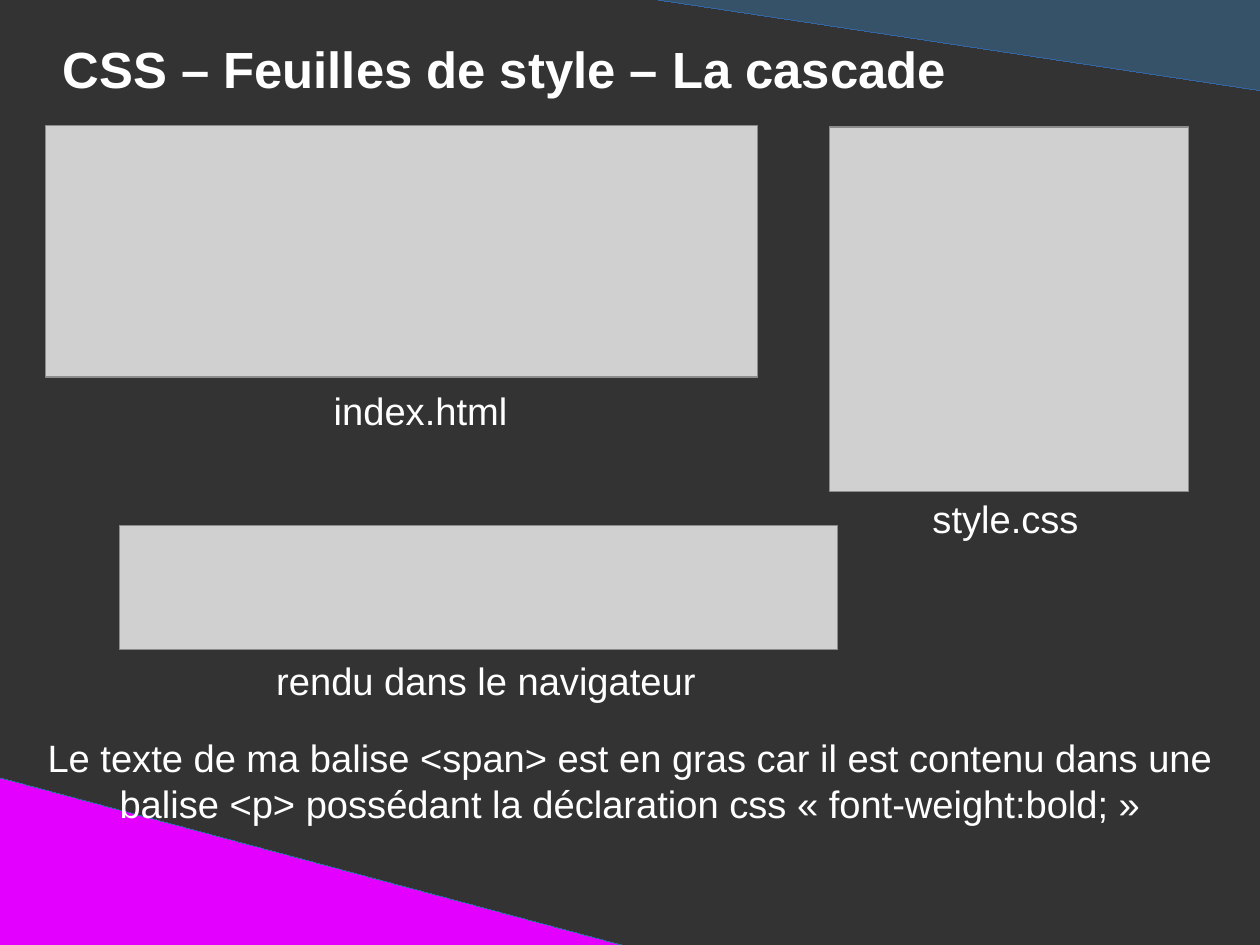
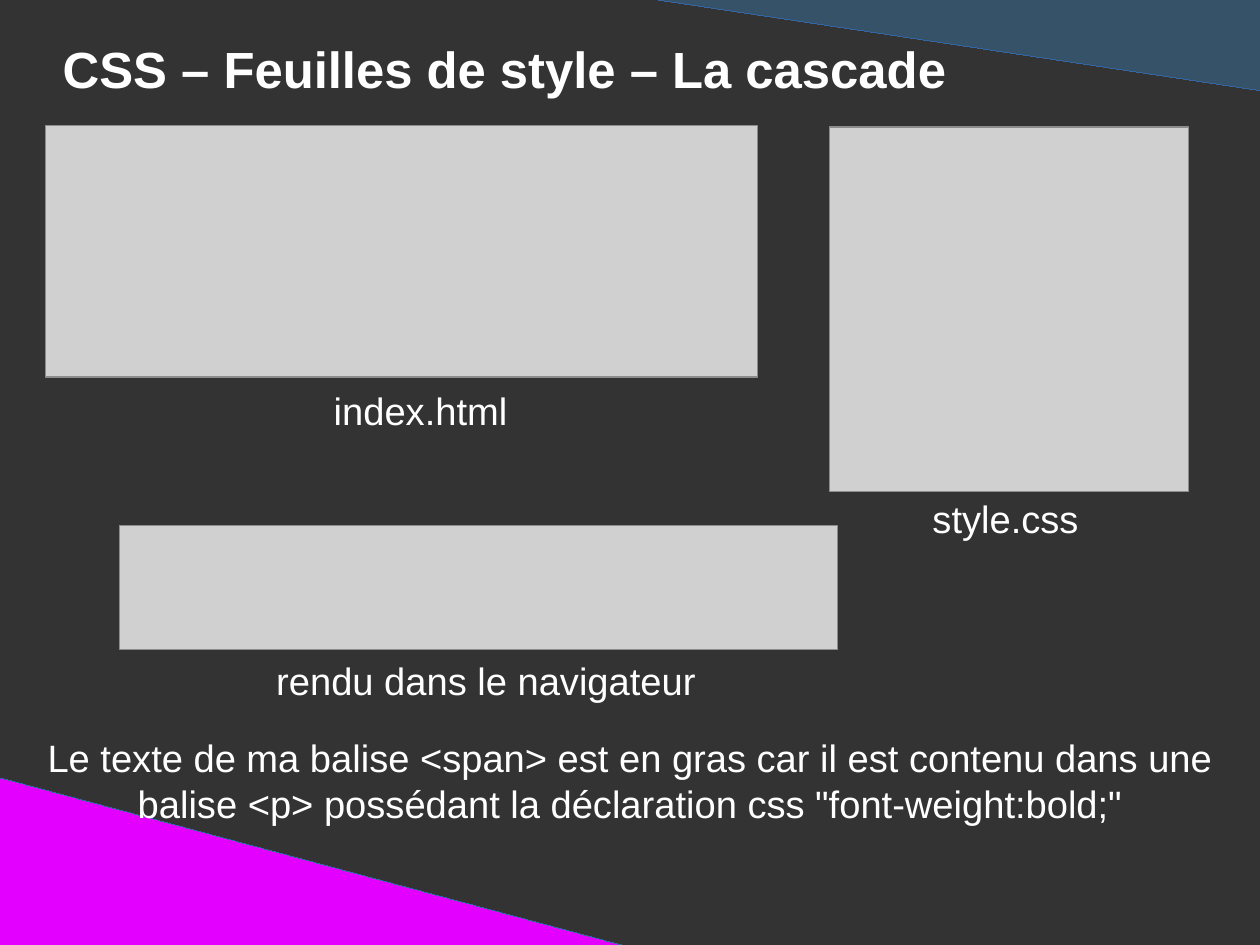
Before and after one commit to DanYellow/presentations, a slide deck: slide 99 of mmi/html/travaux-pratiques/numero-1/presentation.odp. Drawn at 1260x945 pixels with LibreOffice and Linux fonts; fonts in the diff are those of the drawing; grey boxes stand for pictures. Boxes give left, top, right and bottom in pixels: in the first picture for what was removed or moved away, otherwise in the second. Text is boxed around its words. In the diff, an @@ line names an element or a change of style, - is before the commit and + after.

```diff
--- a/mmi/html/travaux-pratiques/numero-1/presentation.odp
+++ b/mmi/html/travaux-pratiques/numero-1/presentation.odp
@@ title at bbox=[48, 744, 1212, 826]: text changed @@
-Le texte de ma balise <span> est en gras car il est contenu dans une balise <p> possédant la déclaration css « font-weight:bold; »
+Le texte de ma balise <span> est en gras car il est contenu dans une balise <p> possédant la déclaration css "font-weight:bold;"
```
Also in this commit, not shown: 14 other slides changed, 2 slides added, 2 slides removed, 7 other files.
